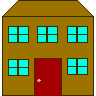
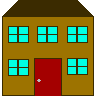
Layered file, before and after one edit (96x96). Changes by layer:
painted on "Background" over bbox(4, 1, 92, 16)
